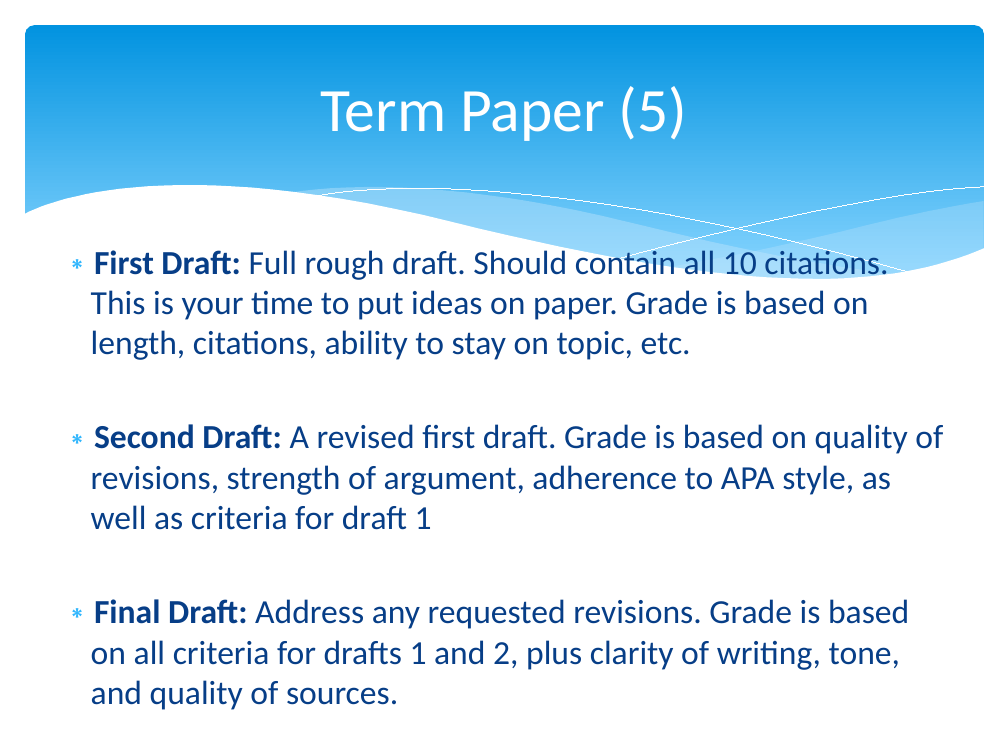
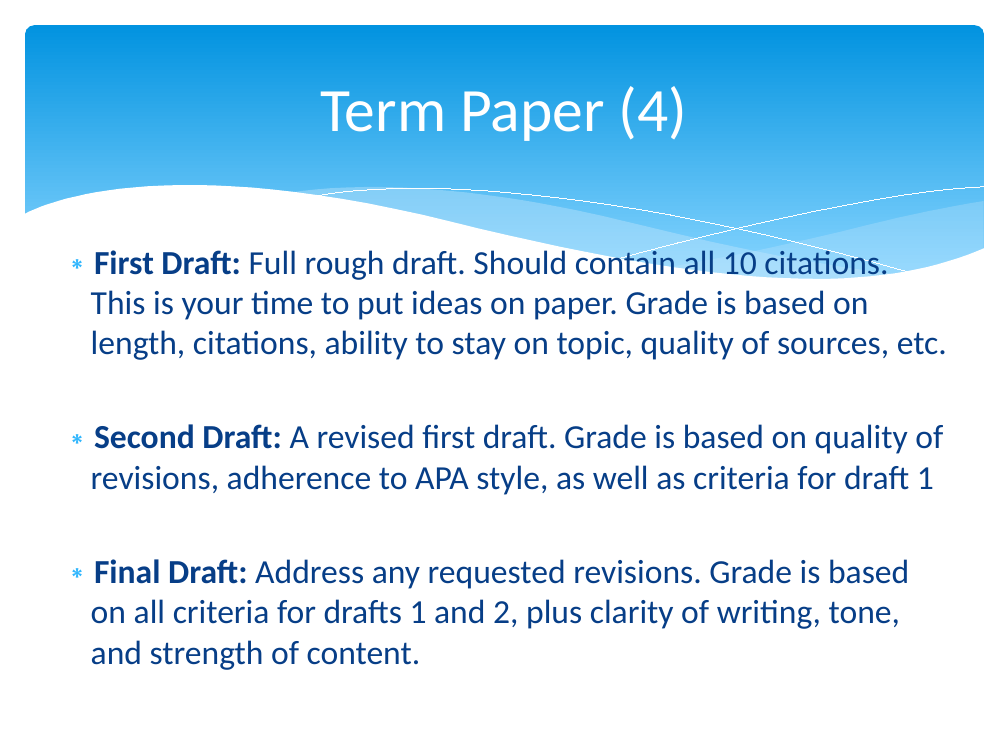
Before and after one commit to npm27/Teaching-Materials, a slide deck: slide 13 of Writing Fall 23/Slides/0 Writing First Day Info.pptx (slide 14 before the commit). Drawn at 1008x756 pixels with LibreOffice and Linux fonts; fonts in the diff are those of the drawing. Boxes give left, top, right and bottom in pixels: in the first picture for what was removed or moved away, otherwise in the second. Text is boxed around its words. In the diff, an @@ line names an element or a change of style, - is before the commit and + after.

Commit message:
working on writing class

```diff
--- a/Writing Fall 23/Slides/0 Writing First Day Info.pptx
+++ b/Writing Fall 23/Slides/0 Writing First Day Info.pptx
@@ title at [320,86,687,141]: text changed @@
-Term Paper (5)
+Term Paper (4)
@@ text at [91,246,947,670]: text changed @@
-∗ First Draft: Full rough draft. Should contain all 10 citations. This is your time to put ideas on paper. Grade is based on length, citations, ability to stay on topic, etc.
-∗ Second Draft: A revised first draft. Grade is based on quality of revisions, strength of argument, adherence to APA style, as well as criteria for draft 1
-∗ Final Draft: Address any requested revisions. Grade is based on all criteria for drafts 1 and 2, plus clarity of writing, tone, and quality of sources.
+∗ First Draft: Full rough draft. Should contain all 10 citations. This is your time to put ideas on paper. Grade is based on length, citations, ability to stay on topic, quality of sources, etc.
+∗ Second Draft: A revised first draft. Grade is based on quality of revisions, adherence to APA style, as well as criteria for draft 1
+∗ Final Draft: Address any requested revisions. Grade is based on all criteria for drafts 1 and 2, plus clarity of writing, tone, and strength of content.
```
Also in this commit, not shown: 2 other slides changed, 1 slide removed, 16 other files.
